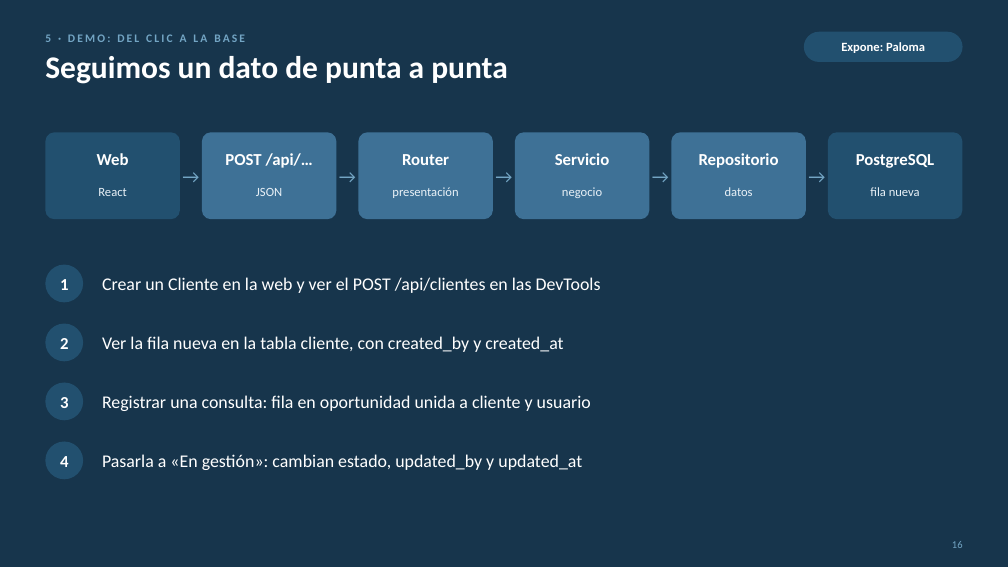
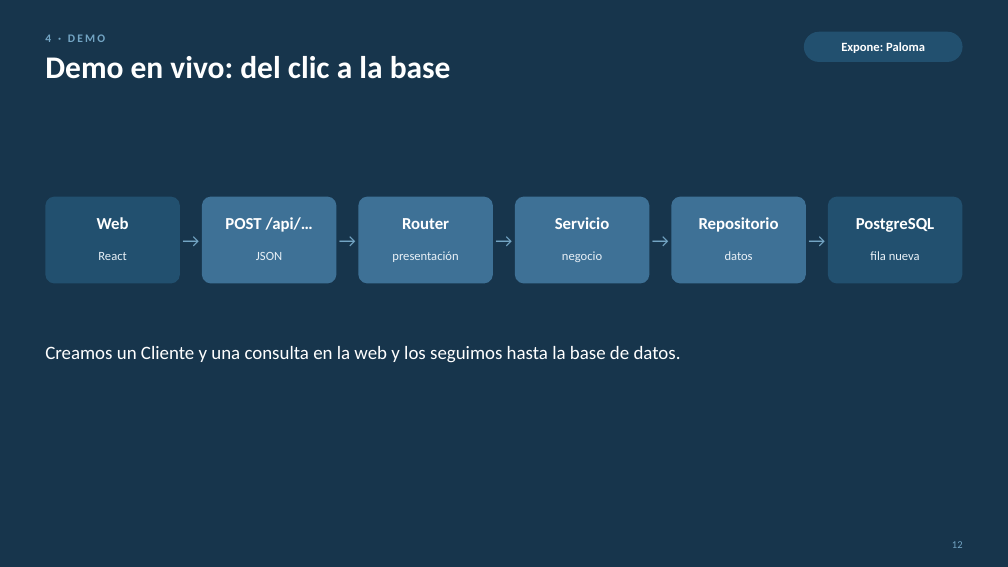
Before and after one commit to FranLuciano04/Vault-Rumbo, a slide deck: slide 12 of 07-Entregables/Video IA/Rumbo — parte técnica (presentación).pptx (slide 16 before the commit). Drawn at 1008x567 pixels with LibreOffice and Linux fonts; fonts in the diff are those of the drawing. Boxes give left, top, right and bottom in pixels: in the first picture for what was removed or moved away, otherwise in the second. Text is boxed around its words. In the diff, an @@ line names an element or a change of style, - is before the commit and + after.

```diff
--- a/07-Entregables/Video IA/Rumbo — parte técnica (presentación).pptx
+++ b/07-Entregables/Video IA/Rumbo — parte técnica (presentación).pptx
@@ text at [45, 34, 105, 42]: text changed @@
-5 · DEMO: DEL CLIC A LA BASE
+4 · DEMO
@@ text at [45, 56, 451, 79]: text changed @@
-Seguimos un dato de punta a punta
+Demo en vivo: del clic a la base
@@ 17 texts, 6 rounded rectangles: place and size @@
-17 texts, 6 rounded rectangles at [45, 132, 963, 219]
+17 texts, 6 rounded rectangles at [45, 197, 963, 284]
@@ ellipse removed at [45, 265, 83, 302] @@
@@ text removed at [60, 279, 68, 290] @@
-1
@@ text removed at [102, 277, 601, 293] @@
-Crear un Cliente en la web y ver el POST /api/clientes en las DevTools
@@ ellipse removed at [45, 324, 83, 361] @@
@@ text added at [45, 346, 681, 363], 18 pt, text #FFFFFF @@
+Creamos un Cliente y una consulta en la web y los seguimos hasta la base de datos.
@@ text removed at [60, 338, 68, 349] @@
-2
@@ text removed at [102, 336, 563, 352] @@
-Ver la fila nueva en la tabla cliente, con created_by y created_at
@@ ellipse removed at [45, 383, 83, 420] @@
@@ text removed at [60, 397, 68, 408] @@
-3
@@ text removed at [102, 395, 591, 411] @@
-Registrar una consulta: fila en oportunidad unida a cliente y usuario
@@ ellipse removed at [45, 442, 83, 479] @@
@@ text removed at [60, 456, 68, 467] @@
-4
@@ text removed at [102, 454, 582, 470] @@
-Pasarla a «En gestión»: cambian estado, updated_by y updated_at
```
Also in this commit, not shown: 8 other slides changed, 3 slides added, 8 slides removed, 3 other files.
